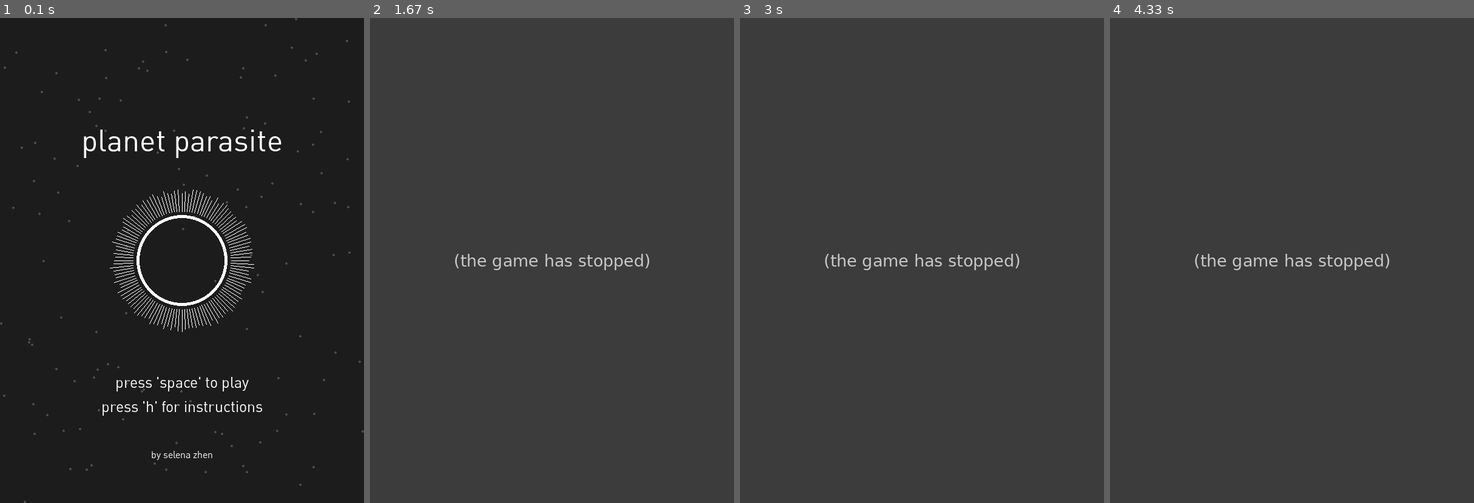
Above: before the commit, frames 1-4 (left to right).
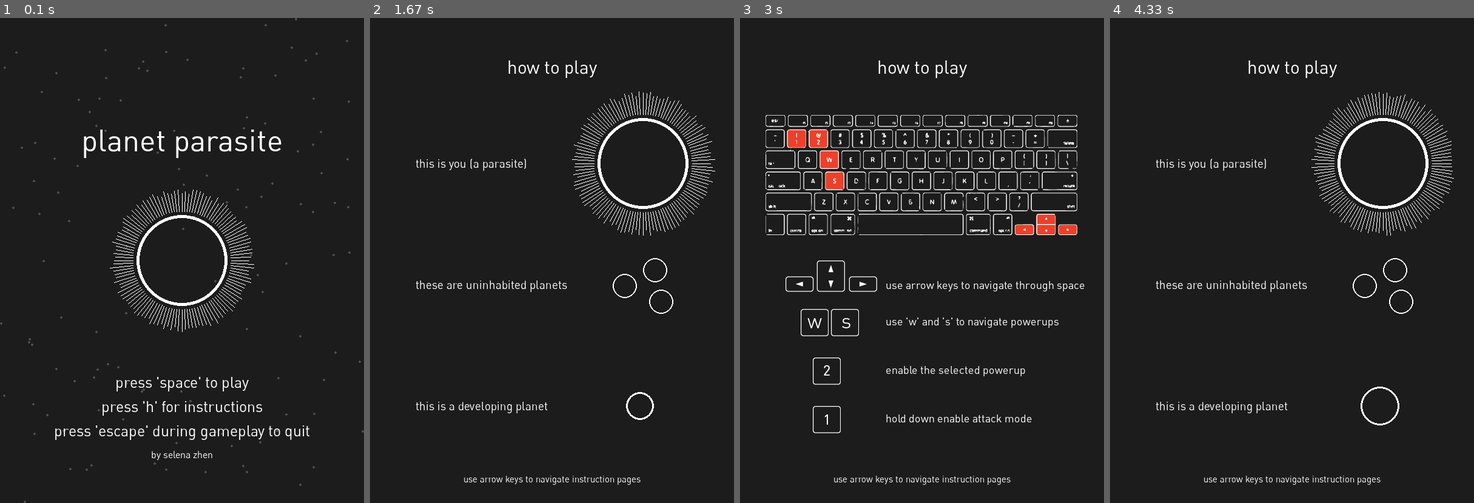
Above: after the commit, the same moments.

Repository: selenazhen/planetParasite
Game: pygame game, started from Game.py
Same seed, same stepped clock (60 frames per second), same inputs: the game is played once before the commit and once after it.
Inputs:
- Up to frame 1 (0.1 s): no input
- Up to frame 2 (1.67 s): tap Space at 0.33 s; tap 1 at 0.67 s; hold Esc 1-1.47 s; hold Right 1-1.47 s; tap H at 1.5 s
- Up to frame 3 (3 s): hold Right 1.83-2.3 s; tap Space at 1.9, 2.2, 2.4, 2.73 s; tap 1 at 1.98 s; hold Up 2.33-2.63 s; hold W 2.33-2.63 s; hold Right from 2.67 s (still down)
- Up to frame 4 (4.33 s): tap Space at 3.03, 3.23, 3.53, 3.8, 4.13 s; release Right at 3.13 s; hold Left 3.17-3.7 s; tap 1 at 3.32 s; hold Down 3.73-4.03 s; hold S 3.73-4.03 s; hold 2 from 4.07 s (still down); hold Left from 4.07 s (still down)

The runs differ from the first frame. In frame 1, 0.5% of the frame differs, in the area x 15-85%, y 84-87%; in frame 2, 100%, in the area x 0-100%, y 0-100%; in frame 3, 99%; in frame 4, 100%.
Before the commit the program exited at 1.02 s; later frames show no game.

Commit message:
all features added

Diff:
--- a/Game.py
+++ b/Game.py
@@ -8,7 +8,7 @@
 from Star import Star
 from Captured import Captured
 from Title import Title
-from Instructions import Instructions
+from Health import Health
 from gVariables import *
 
 '''
@@ -19,17 +19,27 @@
 
 class Game(PygameGame):
     def init(self):
+        #initialize images
         self.shield = pygame.image.load('img/shield.png').convert_alpha()
         self.tentImage = pygame.image.load('img/tentacles.png').convert_alpha()
+        self.heartEmpty = pygame.image.load('img/heart_empty.png').convert_alpha()
+        self.heartFilled = pygame.image.load('img/heart_filled.png').convert_alpha()
+        self.heartFilledRed = pygame.image.load('img/heart_filled_large.png').convert_alpha()
+        self.keyboard = pygame.image.load('img/keyboard.png').convert_alpha()
+        self.keyW = pygame.image.load('img/key_w.png').convert_alpha()
+        self.keyS = pygame.image.load('img/key_s.png').convert_alpha()
+        self.key1 = pygame.image.load('img/key_1.png').convert_alpha()
+        self.key2 = pygame.image.load('img/key_2.png').convert_alpha()
+        self.keyArrows = pygame.image.load('img/key_arrows.png').convert_alpha()
 
         self.planetGroup = pygame.sprite.Group()
         self.parasite = pygame.sprite.Group()
         self.inhabitedGroup = pygame.sprite.Group()
         self.formedInhabitedGroup = pygame.sprite.Group()
-        # self.capturedGroup = pygame.sprite.Group()
         self.eatMeInvGroup = pygame.sprite.Group()
         self.eatMeStopGroup = pygame.sprite.Group()
-        self.eatMeTenGroup =  pygame.sprite.Group()
+        self.eatMeTenGroup = pygame.sprite.Group()
+        self.eatMeLifeGroup = pygame.sprite.Group()
 
         self.titleGroup = pygame.sprite.Group()
         self.parasiteTitle = pygame.sprite.Group()
@@ -62,17 +72,25 @@
         self.formed = False
 
     def drawInstructions(self,screen):
-        print ('drawinstructions screen is on')
         screen.fill(self.bgColor)
         w,h,m = self.width,self.height,self.margin
 
+        titleFont = pygame.font.Font("DINPro.otf", 30)
+        titleText = titleFont.render('how to play', True, WHITE)
+        titleRect = titleText.get_rect()
+        titleRect.centerx = self.width//2
+        titleRect.centery = (self.height//20)*2
+
+        navFont = pygame.font.Font("DINPro.otf", 15)
+        navText = navFont.render("use arrow keys to navigate instruction pages", True, WHITE)
+        navRect = navText.get_rect()
+        navRect.centerx = self.width//2
+        navRect.centery = (self.height//20)*19
+
+        parFont = pygame.font.Font("DINPro.otf", 20)
+        desFont = pygame.font.Font("DINPro.otf", 18)
+
         if self.instructionsPage == 1:
-            titleFont = pygame.font.Font("DINPro.otf", 30)
-            titleText = titleFont.render('how to play', True, WHITE)
-            titleRect = titleText.get_rect()
-            titleRect.centerx = self.width//2
-            titleRect.centery = (self.height//20)*2
-
             parasiteFont = pygame.font.Font("DINPro.otf", 19)
             parasiteText = parasiteFont.render("this is you (a parasite)", True, WHITE)
             parasiteRect = parasiteText.get_rect()
@@ -93,7 +111,6 @@
             inhabitedRect = inhabitedText.get_rect()
             inhabitedRect.left = (self.width//40)*5
             inhabitedRect.centery = (self.height//20)*16
-
 
             if self.frameCount >= 60 and self.frameCount % 3 == 0: #inhabited planets get larger and larger as time goes on
                 for inhabited in self.instructionsInhabited:
@@ -139,48 +156,128 @@
             screen.blit(planetText, planetRect)
             screen.blit(inhabitedText, inhabitedRect)
 
+            screen.blit(navText,navRect)
+
         if self.instructionsPage == 2: #second instructions page
-            titleFont = pygame.font.Font("DINPro.otf", 30)
-            titleText = titleFont.render('how to play', True, WHITE)
-            titleRect = titleText.get_rect()
-            titleRect.centerx = self.width//2
-            titleRect.centery = (self.height//20)*2
-
-            parFont = pygame.font.Font("DINPro.otf", 20)
-
-            text1 = wrapline("capture the uninhabited planets and the developing planets but avoid the fully formed inhabited planets.", parFont, 475)
-            text2 = wrapline("for every time you are caught within the safety zone of an inhabited planet you lose a life and your tentacles shorten.", parFont, 475)
-            text3 = wrapline("look for planets with powerups to help improve your parasitic nature.", parFont, 475)
-
-            lineSpacing = self.height//30
+            screen.blit(titleText, titleRect)
+
+            text1 = wrapline("capture the uninhabited planets and the developing planets but avoid the fully formed inhabited planets.", desFont, 475)
+            text2 = wrapline("for every time you are caught within the safety zone of an inhabited planet you lose a life and your tentacles shorten.", desFont, 475)
+            text3 = wrapline("enable attack mode to destroy developing planets before they become inhabited!", desFont, 475)
+            text4 = wrapline("look for planets with powerups to help improve your parasitic nature.", desFont, 475)
+            lineSpacing = self.height//35
             for i in range(len(text1)):
-                parText = parFont.render(text1[i], True, WHITE)
+                parText = desFont.render(text1[i], True, WHITE)
                 parRect = parText.get_rect()
                 parRect.left = (self.width//40)*5
                 parRect.centery = (self.height//40)*8 + (lineSpacing*i)
                 screen.blit(parText, parRect)
 
-            for i in range(len(text2)):
-                parText = parFont.render(text2[i], True, WHITE)
+            for j in range(len(text2)):
+                parText = desFont.render(text2[j], True, WHITE)
                 parRect = parText.get_rect()
                 parRect.left = (self.width//40)*5
-                parRect.centery = (self.height//40)*12 + (lineSpacing*i)
+                parRect.centery = (self.height//40)*11 + (lineSpacing*j)
                 screen.blit(parText, parRect)
 
-            for i in range(len(text3)):
-                parText = parFont.render(text3[i], True, WHITE)
+            for jk in range(len(text3)):
+                parText = desFont.render(text3[jk], True, WHITE)
                 parRect = parText.get_rect()
                 parRect.left = (self.width//40)*5
-                parRect.centery = (self.height//40)*17 + (lineSpacing*i)
+                parRect.centery = (self.height//40)*14 + (lineSpacing*jk)
                 screen.blit(parText, parRect)
 
+            for k in range(len(text4)):
+                parText = desFont.render(text4[k], True, WHITE)
+                parRect = parText.get_rect()
+                parRect.left = (self.width//40)*5
+                parRect.centery = (self.height//40)*17 + (lineSpacing*k)
+                screen.blit(parText, parRect)
+
+            blueText1 = wrapline("freeze: temporarily freeze all developing inhabited planets", desFont, 400)
+            pygame.draw.circle(screen, BLUE,
+                            (self.width//5,(self.height//40)*22),
+                            planetSize) #draw planet top right
+            for l in range(len(blueText1)):
+                blueText = desFont.render(blueText1[l], True, WHITE)
+                blueRect = blueText.get_rect()
+                blueRect.left = self.width//4
+                blueRect.centery = (self.height//40)*21 + (lineSpacing*l)
+                screen.blit(blueText, blueRect)
+
+            yellowText1 = wrapline("invincibility: become temporarily immune to all fully formed inhabited planets",desFont,400)
+            pygame.draw.circle(screen, YELLOW,
+                            (self.width//5,(self.height//40)*26),
+                            planetSize) #draw planet top left
+            for m in range(len(yellowText1)):
+                yellowText = desFont.render(yellowText1[m], True, WHITE)
+                yellowRect = yellowText.get_rect()
+                yellowRect.left = self.width//4
+                yellowRect.centery = (self.height//40)*25 + (lineSpacing*m)
+                screen.blit(yellowText, yellowRect)
+
+            greenText1 = wrapline("growth: increase your tentacle radius temporarily, regardless of number of remaining lives",desFont,400)
+            pygame.draw.circle(screen, GREEN,
+                            (self.width//5,(self.height//40)*30),
+                            planetSize) #draw planet top right
+            for n in range(len(greenText1)):
+                greenText = desFont.render(greenText1[n], True, WHITE)
+                greenRect = greenText.get_rect()
+                greenRect.left = self.width//4
+                greenRect.centery = (self.height//40)*29+ (lineSpacing*n)
+                screen.blit(greenText, greenRect)
+
+            screen.blit(self.heartFilledRed,(self.width//6,(self.height//40)*33))
+            heartText = desFont.render('health: regain a life', True, WHITE)
+            heartRect = heartText.get_rect()
+            heartRect.left = self.width//4
+            heartRect.centery = (self.height//40)*34
+            screen.blit(heartText, heartRect)
+
+            screen.blit(navText,navRect)
+
+        if self.instructionsPage == 3:
+            screen.blit(self.keyboard,(w//14,h//5))
+            screen.blit(self.keyArrows,(w//8,(h//20)*10))
+            screen.blit(self.keyW,((w//12)*2,(h//20)*12))
+            screen.blit(self.keyS,((w//12)*3,(h//20)*12))
+            screen.blit(self.key1,(w//5,(h//20)*16))
+            screen.blit(self.key2,(w//5,(h//20)*14))
+
+            arrowText = desFont.render('use arrow keys to navigate through space', True, WHITE)
+            arrowRect = arrowText.get_rect()
+            arrowRect.left = (self.width//5)*2
+            arrowRect.centery = (self.height//40)*22
+            screen.blit(arrowText, arrowRect)
+
+            wsText = desFont.render("use 'w' and 's' to navigate powerups", True, WHITE)
+            wsRect = wsText.get_rect()
+            wsRect.left = (self.width//5)*2
+            wsRect.centery = (self.height//40)*25
+            screen.blit(wsText, wsRect)
+
+            twoText = desFont.render("enable the selected powerup", True, WHITE)
+            twoRect = twoText.get_rect()
+            twoRect.left = (self.width//5)*2
+            twoRect.centery = (self.height//40)*29
+            screen.blit(twoText, twoRect)
+
+            oneText = desFont.render("hold down enable attack mode", True, WHITE)
+            oneRect = oneText.get_rect()
+            oneRect.left = (self.width//5)*2
+            oneRect.centery = (self.height//40)*33
+            screen.blit(oneText, oneRect)
+
             screen.blit(titleText, titleRect)
-            screen.blit(parText, parRect)
-        if self.instructionsPage == 3:
+
+            screen.blit(navText,navRect)
+
+        if self.instructionsPage == 4: #return to splash screen
             self.instructions = False
 
+        # screen.blit(parasiteText, parasiteRect)
+
     def drawSplash(self,screen):
-        # print ('drawsplash screen is on')
         screen.fill(self.bgColor)
         w,h,m = self.width,self.height,self.margin
 
@@ -205,16 +302,12 @@
 
         #bouncing off walls
         if self.tw + (2*(self.parasiteSize+self.tentaclesMax)) >= self.width*2:
-            print ('its too far to the left')
             self.hSpeed *= -1
         if self.tw - (2*(self.parasiteSize+self.tentaclesMax)) <= 0:
-            print ('its too far to the right')
             self.hSpeed *= -1
         if self.th + (2*(self.parasiteSize+self.tentaclesMax)) >= self.height*2:
-            print ('its too far up')
             self.vSpeed *= -1
         if self.th - (2*(self.parasiteSize+self.tentaclesMax)) <= 0:
-            print ('its too far down')
             self.vSpeed *= -1
 
         self.titleGroup.draw(screen)
@@ -224,11 +317,13 @@
         screen.fill(self.bgColor)
         w,h,m = self.width,self.height,self.margin
 
-        font = pygame.font.Font("DINPro.otf", 20)
-        textScore = font.render('score: %d   lives: %d' % (self.score,self.lives), True, WHITE)
-        textScorerect = textScore.get_rect()
-        textScorerect.centerx,textScorerect.centery = w//2, h-(m//2)
-        textTitle = font.render("planet parasite", True, WHITE)
+        scoreFont = pygame.font.Font("DINPro.otf", 40)
+        scoreText = scoreFont.render('%d' % (self.score), True, WHITE)
+        scoreRect = scoreText.get_rect()
+        scoreRect.centerx,scoreRect.centery = w//2, h//2
+
+        titleFont= pygame.font.Font("DINPro.otf", 20)
+        textTitle = titleFont.render("planet parasite", True, WHITE)
         textTitlerect = textTitle.get_rect()
         textTitlerect.centerx,textTitlerect.centery = w//2, (m//2)
 
@@ -244,10 +339,10 @@
             self.planetGroup.add(planet)
             # print ('new planet')
 
-        #add eat me powerups
-        if self.frameCount % random.randrange(100,150) == 0:
-            # eatMeColors = [YELLOW,BLUE,GREEN]
-            eatMeColors = [GREEN]
+        #add eat me powerups at random time
+        if self.frameCount % random.randrange(500,600) == 0:
+            eatMeColors = [YELLOW,BLUE,GREEN]
+            # eatMeColors = [GREEN]
             eatMe = Planet(0,random.choice(eatMeColors))
             if eatMe.color == YELLOW: #if invincibility planet
                 self.eatMeInvGroup.add(eatMe)
@@ -256,6 +351,11 @@
             elif eatMe.color == GREEN: #if ten len
                 self.eatMeTenGroup.add(eatMe)
 
+        #add life at random times, less frequent
+        if self.frameCount % random.randrange(1000,1500) == 0:
+            eatMe = Health()
+            self.eatMeLifeGroup.add(eatMe)
+
         for parasite in self.parasite:
             if self.attack:
                 collisionAttackList = pygame.sprite.spritecollide(parasite,self.inhabitedGroup,  False,
@@ -270,6 +370,14 @@
                 for capturedPlanet in collisionPlanetsList:
                     self.planetGroup.remove(capturedPlanet)
                     self.score += 10
+                #if collide with heart
+                collisionEatMeLifeList = pygame.sprite.spritecollide(parasite,self.eatMeLifeGroup,  False,
+                                pygame.sprite.collide_circle)
+                for eatMeLife in collisionEatMeLifeList:
+                    self.eatMeLifeGroup.remove(eatMeLife)
+                    self.lives += 1
+                    self.lives = min(self.lives,5)
+                    print ('eat me stop collected')
                 #if collided with eat me stop
                 collisionEatMeStopList = pygame.sprite.spritecollide(parasite,self.eatMeStopGroup,  False,
                                 pygame.sprite.collide_circle)
@@ -293,36 +401,38 @@
                     print ('eat me ten collected')
                 #if invincibility is not on, inhabited can harm parasite
                 if not self.eatMeInv == "enabled":
-                    collisionInhabitedList = pygame.sprite.spritecollide(parasite,self.formedInhabitedGroup,  False,
-                                    pygame.sprite.collide_circle)
+                    collisionInhabitedList = pygame.sprite.spritecollide(parasite,self.formedInhabitedGroup,
+                                        False, pygame.sprite.collide_circle)
                     for hitInhabited in collisionInhabitedList:
                         hitInhabited.stopUpdating(PINK) #turn the hit inhabited planet pink for right now
                         self.formedInhabitedGroup.remove(hitInhabited) #remove inhabited
                         self.lives -= 1
 
         # change length of tentacles based on lives
-        if self.lives == 4:
-            self.tentaclesMin = 25
-            self.tentaclesMax = 35
-        if self.lives == 3:
-            self.tentaclesMin = 15
-            self.tentaclesMax = 25
-        if self.lives == 2:
-            self.tentaclesMin = 5
-            self.tentaclesMax = 15
-        if self.lives == 1:
-            self.tentaclesMin = 3
-            self.tentaclesMax = 6
-        if self.lives == 0:
-            self.tentaclesMin = 999
-            self.tentaclesMax = 1000
-            self.gamePlay = False
+        if not self.eatMeTen == "enabled":
+            if self.lives == 4:
+                self.tentaclesMin = 25
+                self.tentaclesMax = 35
+            if self.lives == 3:
+                self.tentaclesMin = 15
+                self.tentaclesMax = 25
+            if self.lives == 2:
+                self.tentaclesMin = 5
+                self.tentaclesMax = 15
+            if self.lives == 1:
+                self.tentaclesMin = 3
+                self.tentaclesMax = 6
+            if self.lives == 0:
+                self.tentaclesMin = 999
+                self.tentaclesMax = 1000
+                self.gamePlay = False
 
         self.parasite.update(self.tentaclesMax-7) #reduce radius by a few pixels to get make appearance better
 
+        #DRAW STATEMENTS
+
         self.inhabitedGroup.draw(screen) #keep this at bottom of draw statements
 
-        #DRAW STATEMENTS
         # self.capturedGroup.draw(screen) #THIS IS MAKING IT SLOW :((((
         self.planetGroup.draw(screen)
         self.formedInhabitedGroup.draw(screen)
@@ -330,7 +440,9 @@
         self.eatMeInvGroup.draw(screen)
         self.eatMeStopGroup.draw(screen)
         self.eatMeTenGroup.draw(screen)
-
+        self.eatMeLifeGroup.draw(screen)
+
+        #draw tentacles
         for div in range(self.divisions):
             divAngle = div*((math.pi*2)/self.divisions)
             self.length = random.randrange(self.tentaclesMin,self.tentaclesMax)
@@ -339,6 +451,16 @@
             innerDivX = w//2 + ((self.parasiteSize+6) * math.cos(divAngle))
             innerDivY = h//2 + ((self.parasiteSize+6) * math.sin(divAngle))
             pygame.draw.line(screen,self.tentacleColor,(innerDivX,innerDivY), (outerDivX, outerDivY), 1)
+
+        #draw lives
+        hX = self.width//20
+        # hY = (self.height//28)*13
+        for i in range(self.lives):
+            hY = (self.height//25)*(8+ i)
+            screen.blit(self.heartFilled,(hX-12,hY))
+        for i in range(5):
+            hY = (self.height//25)*(8+ i)
+            screen.blit(self.heartEmpty,(hX-12,hY))
 
         # eatMeStop discontinue growth of developing planets BLUE 1
         eSX = self.width//20
@@ -389,11 +511,11 @@
             pygame.draw.rect(screen,WHITE,(eIX-20,eIY,40,40),1) #border box
         screen.blit(self.shield,(eIX-9,eIY+10))
 
-        # eatMeTen increase tentacle lengths green 2
+        # eatMeTen increase tentacle lengths regardless of lives GREEN 3
         eTX = self.width//20
         eTY = (self.height//28)*15
         if self.eatMeTen == "collected":
-            pygame.draw.rect(screen,YELLOW,(eTX-20,eTY,40,40))
+            pygame.draw.rect(screen,GREEN,(eTX-20,eTY,40,40))
         if self.eatMeTen == "enabled":
             self.eatMeTenCount += 1
             self.tentaclesMin = 45
@@ -449,7 +571,7 @@
         # for star in self.starList:
         #     pygame.draw.circle(screen, DARKGREY,(star[0],star[1]),2)
 
-        screen.blit(textScore, textScorerect)
+        screen.blit(scoreText, scoreRect)
         screen.blit(textTitle, textTitlerect)
         screen.blit(attackText, attackRect)
 
--- /dev/null
+++ b/Health.py
@@ -0,0 +1,35 @@
+'''
+Health.py
+
+implements the Health class
+Lukas Peraza, 2015 for 15-112 Pygame Lecture
+'''
+import pygame
+import random
+from gVariables import *
+
+
+class Health(pygame.sprite.Sprite):
+
+
+    def __init__(self):
+        pygame.sprite.Sprite.__init__(self)
+
+        #randomize position with posX and posY
+        posX = random.randrange(0,2*screenWidth)
+        posY = random.randrange(0,2*screenHeight)
+        #find location of image surface
+        imageX = posX+planetSize*2
+        imageY = posY+planetSize*2
+        self.image = pygame.image.load('img/heart_filled_large.png').convert_alpha()
+        self.coordsX = imageX//2 #keep circle centered on middle of image surface
+        self.coordsY = imageY//2
+        self.rect = self.image.get_rect()
+        self.radius = planetSize
+        # pygame.draw.circle(self.image, PINK, self.rect.center, self.radius)
+        self.rect.centerx = posX
+        self.rect.centery = posY
+
+    def move(self, xMove,yMove):
+        self.rect.centerx = self.rect.centerx + xMove
+        self.rect.centery = self.rect.centery + yMove
--- a/Title.py
+++ b/Title.py
@@ -40,12 +40,17 @@
         self.instructRect.centerx = screenWidth//2
         self.instructRect.centery = 3*(screenHeight//4) + 40
 
-        # press s for high scores?
-
+        # press escape at any time to quit the game
+        quitFont = pygame.font.Font("DINPro.otf", 25)
+        quitText = quitFont.render("press 'escape' during gameplay to quit", True, WHITE)
+        self.quitRect = quitText.get_rect()
+        self.quitRect.centerx = screenWidth//2
+        self.quitRect.centery = 3*(screenHeight//4) + 80
 
         self.image.blit(titleText, self.titleRect)
         self.image.blit(playText, self.playRect)
         self.image.blit(instructText, self.instructRect)
+        self.image.blit(quitText, self.quitRect)
 
     def move(self, xMove,yMove):
         self.rect.centerx = self.rect.centerx + xMove
--- a/gVariables.py
+++ b/gVariables.py
@@ -18,6 +18,7 @@
 GREEN = (146,206,122)
 
 
+#currently working on instructions and showing upgrades
 
 
 ### wrap line functions
--- a/pygamegame.py
+++ b/pygamegame.py
@@ -55,7 +55,7 @@
         self.totalSeconds = 0
         self.frameCount = 0
         self.frameRate = 60
-        self.startTime = 90
+        self.startTime = 0
         self.speed = 22
         self.lives = 5
         self.hSpeed = 0 #acceleration horizontally
@@ -78,7 +78,6 @@
         self.eatMeCurr = 1
         self.eatMeCurrLine = 3
 
-
         pygame.init()
 
     def run(self):
@@ -107,7 +106,7 @@
                     left = True
                     if self.instructions == True:
                         self.instructionsPage -= 1
-                        self.instructionsPage = max(self.instructionsPage,1)
+                        self.instructionsPage = max(self.instructionsPage,1) #prevent negative pages
                 if (event.type == pygame.KEYUP) and (event.key == K_LEFT):
                     left = False
                 if (event.type == pygame.KEYDOWN) and (event.key == K_RIGHT):
@@ -125,17 +124,20 @@
                 if (event.type == pygame.KEYUP) and (event.key == K_DOWN):
                     down = False
                 if (event.type == pygame.KEYDOWN) and (event.key == K_SPACE):
-                    self.gamePlay = True
-                    print ('gameplay on')
-                if (event.type == pygame.KEYDOWN) and (event.key == K_0): #temporary!!!!!
-                    self.gamePlay = False
-                    self.instructions = False
-                    print ('gameplay off')
+                    if not self.instructions and not self.gamePlay:
+                        self.hSpeed = 0
+                        self.vSpeed = 0
+                        self.score = 0
+                        self.lives = 5
+                        self.attackMeter = 100
+                        self.gamePlay = True
+                # if (event.type == pygame.KEYDOWN) and (event.key == K_0): #temporary!!!!!
+                #     self.gamePlay = False
+                #     self.instructions = False
                 if (event.type == pygame.KEYDOWN) and (event.key == K_h):
                     if not self.gamePlay:
                         self.instructionsPage = 1 #reset instruction page to 1
                         self.instructions = True
-                    print ('gameplay off')
                 #attack mode
                 if (event.type == pygame.KEYDOWN) and (event.key == K_1):
                     if self.attackMeter > 0:
@@ -144,7 +146,6 @@
                         self.attack = False
                 if (event.type == pygame.KEYUP) and (event.key == K_1):
                     self.attack = False
-
                 if (event.type == pygame.KEYDOWN) and (event.key == K_2):
                     if self.eatMeCurr == 1 and self.eatMeStop == "collected":
                         self.eatMeStop = "enabled"
@@ -159,7 +160,7 @@
                     self.eatMeCurr -= 1
                     self.eatMeCurr = max(self.eatMeCurr,1)
                 if (event.type == pygame.KEYDOWN) and (event.key == K_ESCAPE):
-                    self.playing = False
+                    self.gamePlay = False
 
             self.planetGroup.clear(self.screen,clear_callback)
             self.parasite.clear(self.screen,clear_callback)
@@ -195,6 +196,8 @@
                     eatMeInv.move(self.hSpeed,self.vSpeed)
                 for eatMeTen in self.eatMeTenGroup:
                     eatMeTen.move(self.hSpeed,self.vSpeed)
+                for eatMeLife in self.eatMeLifeGroup:
+                    eatMeLife.move(self.hSpeed,self.vSpeed)
 
             #if splash screen on
             if not self.gamePlay and not self.instructions:
Binary file added: img/heart_empty.png
Binary file added: img/heart_filled.png
Binary file added: img/heart_filled_large.png
Binary file added: img/key_1.png
Binary file added: img/key_2.png
Binary file added: img/key_arrows.png
Binary file added: img/key_s.png
Binary file added: img/key_w.png
Binary file added: img/keyboard.png
Binary file removed: img/planet1.png
